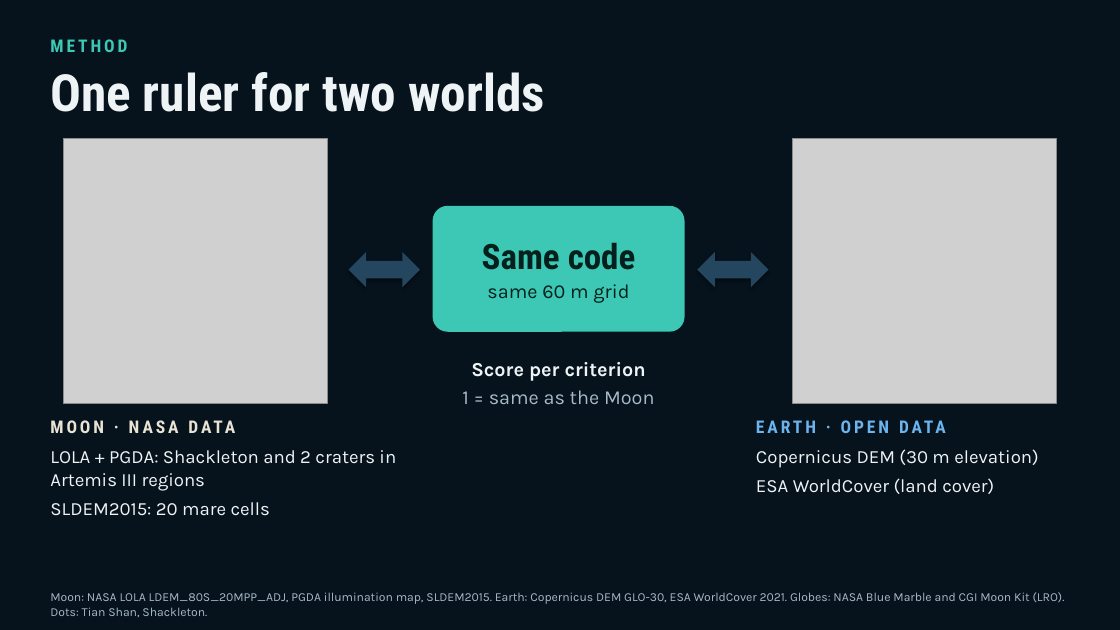
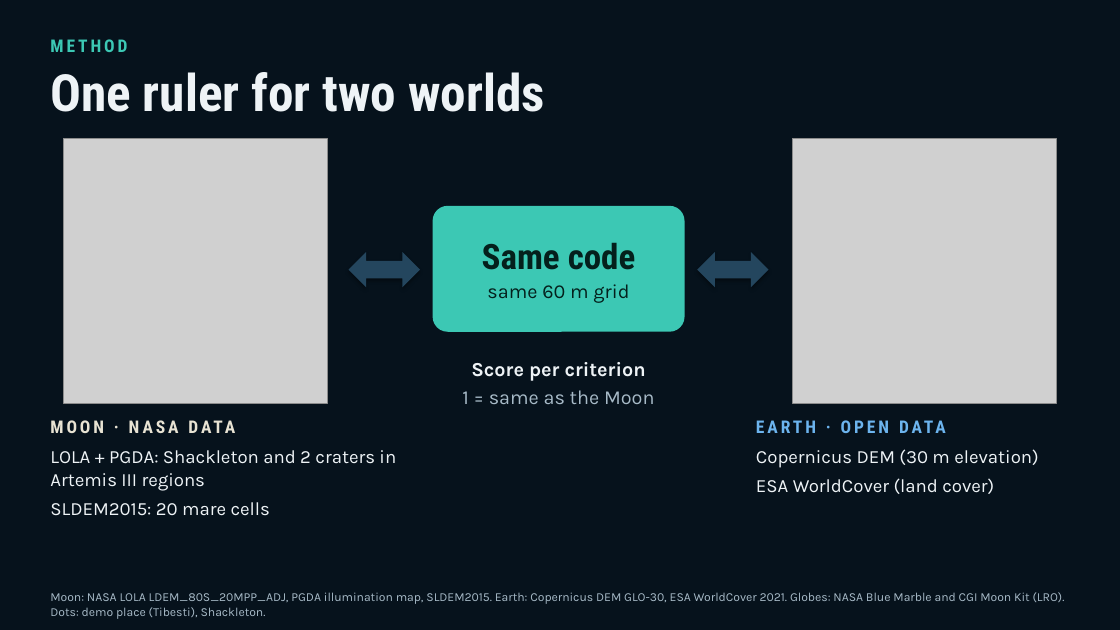
Before and after one commit to TLCasparS/EspaceOdyssey, a slide deck: slide 3 of pitch/Moon_Twins_on_Earth.pptx. Drawn at 1120x630 pixels with LibreOffice and Linux fonts; fonts in the diff are those of the drawing; grey boxes stand for pictures. Boxes give left, top, right and bottom in pixels: in the first picture for what was removed or moved away, otherwise in the second. Text is boxed around its words. In the diff, an @@ line names an element or a change of style, - is before the commit and + after.

```diff
--- a/pitch/Moon_Twins_on_Earth.pptx
+++ b/pitch/Moon_Twins_on_Earth.pptx
@@ text at [50, 592, 1065, 619]: text changed @@
-Moon: NASA LOLA LDEM_80S_20MPP_ADJ, PGDA illumination map, SLDEM2015. Earth: Copernicus DEM GLO-30, ESA WorldCover 2021. Globes: NASA Blue Marble and CGI Moon Kit (LRO). Dots: Tian Shan, Shackleton.
+Moon: NASA LOLA LDEM_80S_20MPP_ADJ, PGDA illumination map, SLDEM2015. Earth: Copernicus DEM GLO-30, ESA WorldCover 2021. Globes: NASA Blue Marble and CGI Moon Kit (LRO). Dots: demo place (Tibesti), Shackleton.
```
Also in this commit, not shown: 3 other slides changed, 7 other files.
